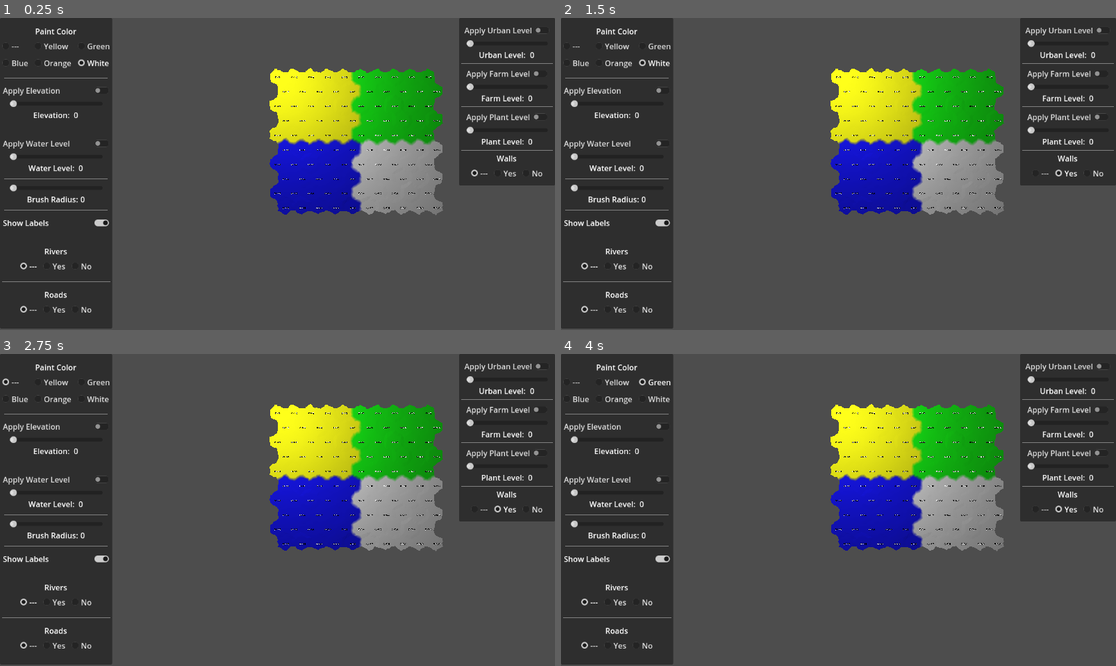
Above: before the commit, frames 1-4 (two rows, left to right).
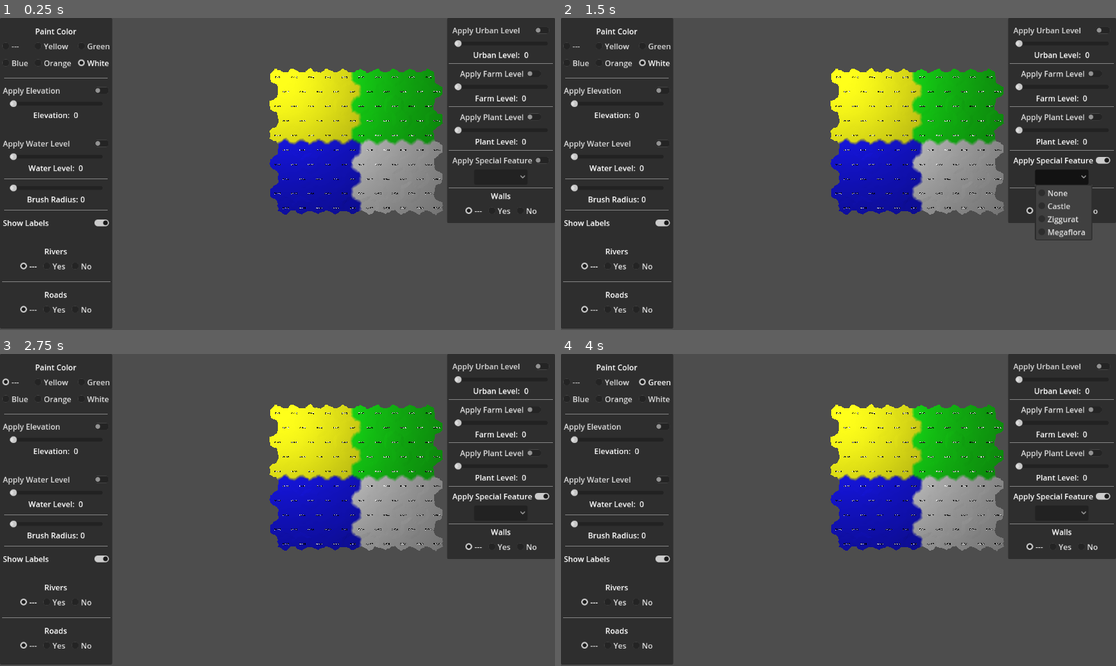
Above: after the commit, the same moments.

Repository: davepruitt/hex_map_godot
Game: Godot game, scene res://scenes/main.tscn
Two runs of this game, one before a commit and one after it. Both use one fixed random seed, a clock stepped at 60 frames per second and the inputs below.
Inputs (mouse positions are in pixels of both pictures, inside the frame that each line leads up to):
- Up to frame 1 (0.25 s): no input
- Up to frame 2 (1.5 s): click (1060, 161) at 0.5 s, where only the run after the commit has a clickable "Apply Special Feature"; click (1060, 177) at 1.27 s
- Up to frame 3 (2.75 s): click "---" at 2 s
- Up to frame 4 (4 s): click "Yellow" at 2.75 s; click "Green" at 3.5 s

The runs differ from the first frame. In frame 1, 4.6% of the frame differs, in the area x 80-100%, y 0-66%; in frame 2, 4.2%; in frame 3, 4.7%; in frame 4, 4.7%.

Commit message:
Added UI elements for adding special features

Diff:
--- a/hex_project_godot/scenes/main.tscn
+++ b/hex_project_godot/scenes/main.tscn
@@ -417,6 +417,28 @@
 text = "0"
 
 [node name="HSeparator3" type="HSeparator" parent="CanvasLayer/PanelContainer2/MarginContainer/VBoxContainer"]
+layout_mode = 2
+
+[node name="CheckButton_SpecialFeature" type="CheckButton" parent="CanvasLayer/PanelContainer2/MarginContainer/VBoxContainer"]
+layout_mode = 2
+size_flags_horizontal = 4
+focus_mode = 0
+text = "Apply Special Feature"
+
+[node name="OptionButton_SpecialFeature" type="OptionButton" parent="CanvasLayer/PanelContainer2/MarginContainer/VBoxContainer"]
+layout_mode = 2
+size_flags_horizontal = 4
+focus_mode = 0
+item_count = 4
+popup/item_0/text = "None"
+popup/item_1/text = "Castle"
+popup/item_1/id = 1
+popup/item_2/text = "Ziggurat"
+popup/item_2/id = 2
+popup/item_3/text = "Megaflora"
+popup/item_3/id = 3
+
+[node name="HSeparator4" type="HSeparator" parent="CanvasLayer/PanelContainer2/MarginContainer/VBoxContainer"]
 layout_mode = 2
 
 [node name="WallsLabel" type="Label" parent="CanvasLayer/PanelContainer2/MarginContainer/VBoxContainer"]
@@ -470,6 +492,8 @@
 [connection signal="value_changed" from="CanvasLayer/PanelContainer2/MarginContainer/VBoxContainer/MarginContainer2/FarmLevelSlider" to="." method="_on_farm_level_slider_value_changed"]
 [connection signal="toggled" from="CanvasLayer/PanelContainer2/MarginContainer/VBoxContainer/CheckButton_PlantLevel" to="." method="_on_check_button_plant_level_toggled"]
 [connection signal="value_changed" from="CanvasLayer/PanelContainer2/MarginContainer/VBoxContainer/MarginContainer3/PlantLevelSlider" to="." method="_on_plant_level_slider_value_changed"]
+[connection signal="toggled" from="CanvasLayer/PanelContainer2/MarginContainer/VBoxContainer/CheckButton_SpecialFeature" to="." method="_on_check_button_special_feature_toggled"]
+[connection signal="item_selected" from="CanvasLayer/PanelContainer2/MarginContainer/VBoxContainer/OptionButton_SpecialFeature" to="." method="_on_option_button_special_feature_item_selected"]
 [connection signal="pressed" from="CanvasLayer/PanelContainer2/MarginContainer/VBoxContainer/HBoxContainer4/CheckBox_WallsIgnore" to="." method="_on_check_box_walls_ignore_pressed"]
 [connection signal="pressed" from="CanvasLayer/PanelContainer2/MarginContainer/VBoxContainer/HBoxContainer4/CheckBox_WallsYes" to="." method="_on_check_box_walls_yes_pressed"]
 [connection signal="pressed" from="CanvasLayer/PanelContainer2/MarginContainer/VBoxContainer/HBoxContainer4/CheckBox_WallsNo" to="." method="_on_check_box_walls_no_pressed"]
--- a/hex_project_godot/scripts/hex_cell.gd
+++ b/hex_project_godot/scripts/hex_cell.gd
@@ -34,6 +34,8 @@
 var _plant_level: int = 0
 
 var _walled: bool = false
+
+var _special_index: int = 0
 
 #endregion
 
@@ -195,6 +197,18 @@
 		if (_walled != value):
 			_walled = value
 			_refresh()
+
+var special_index: int:
+	get:
+		return _special_index
+	set(value):
+		if (_special_index != value):
+			_special_index = value
+			_refresh_self_only()
+
+var is_special: bool:
+	get:
+		return (_special_index > 0)
 
 #endregion
 
--- a/hex_project_godot/scripts/hex_feature_manager.gd
+++ b/hex_project_godot/scripts/hex_feature_manager.gd
@@ -11,6 +11,12 @@
 
 var wall_tower_prefab: PackedScene = preload("res://scenes/prefabs/wall_tower.tscn")
 var bridge_prefab: PackedScene = preload("res://scenes/prefabs/bridge.tscn")
+
+var special_prefabs: Array[PackedScene] = [
+	preload("res://scenes/prefabs/castle.tscn"),
+	preload("res://scenes/prefabs/ziggurat.tscn"),
+	preload("res://scenes/prefabs/megaflora.tscn")
+]
 
 #endregion
 
--- a/hex_project_godot/scripts/main.gd
+++ b/hex_project_godot/scripts/main.gd
@@ -22,6 +22,7 @@
 var apply_urban_level: bool = false
 var apply_farm_level: bool = false
 var apply_plant_level: bool = false
+var apply_special_feature: bool = false
 
 var active_color: Color = Color.WHITE
 var active_elevation: int = 0
@@ -31,6 +32,7 @@
 var active_urban_level: int = 0
 var active_farm_level: int = 0
 var active_plant_level: int = 0
+var active_special_feature: int = 0
 
 var river_mode: Enums.OptionalToggle = Enums.OptionalToggle.Ignore
 var road_mode: Enums.OptionalToggle = Enums.OptionalToggle.Ignore
@@ -79,6 +81,9 @@
 @onready var check_button_walls_yes := $CanvasLayer/PanelContainer2/MarginContainer/VBoxContainer/HBoxContainer4/CheckBox_WallsYes
 @onready var check_button_walls_no := $CanvasLayer/PanelContainer2/MarginContainer/VBoxContainer/HBoxContainer4/CheckBox_WallsNo
 
+@onready var check_button_special_feature := $CanvasLayer/PanelContainer2/MarginContainer/VBoxContainer/CheckButton_SpecialFeature
+@onready var drop_down_special_feature := $CanvasLayer/PanelContainer2/MarginContainer/VBoxContainer/OptionButton_SpecialFeature
+
 #endregion
 
 #region Private data members
@@ -267,6 +272,14 @@
 
 func _on_check_box_walls_no_pressed() -> void:
 	_set_wall_mode(Enums.OptionalToggle.No)
+
+
+func _on_check_button_special_feature_toggled(toggled_on: bool) -> void:
+	_set_apply_special_feature(toggled_on)
+
+
+func _on_option_button_special_feature_item_selected(index: int) -> void:
+	_set_special_feature_index(index)
 
 
 #endregion
@@ -374,6 +387,10 @@
 		if (apply_water_level):
 			cell.water_level = active_water_level
 
+		#Paint the special feature
+		if (apply_special_feature):
+			cell.special_index = active_special_feature
+
 		#Paint the urban level value
 		if (apply_urban_level):
 			cell.urban_level = active_urban_level
@@ -444,6 +461,12 @@
 func _set_wall_mode (mode: int) -> void:
 	walls_mode = mode
 
+func _set_apply_special_feature (toggle: bool) -> void:
+	apply_special_feature = toggle
+
+func _set_special_feature_index (index: float) -> void:
+	active_special_feature = index
+
 func _validate_drag () -> void:
 	#Set the initial drag direction
 	_drag_direction = HexDirectionsClass.HexDirections.NE
Not shown, changed: hex_project_godot/shaders/water.gdshaderinc
